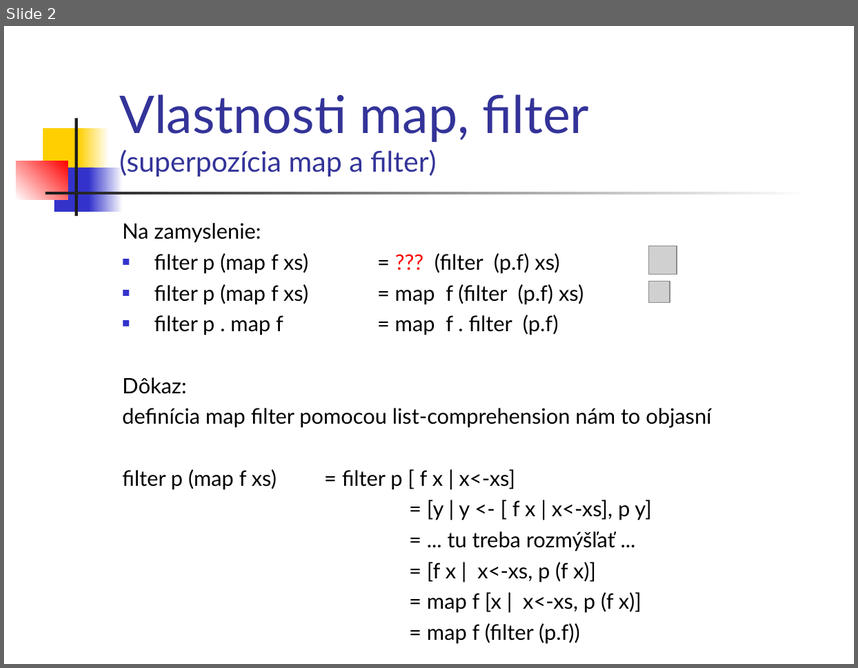
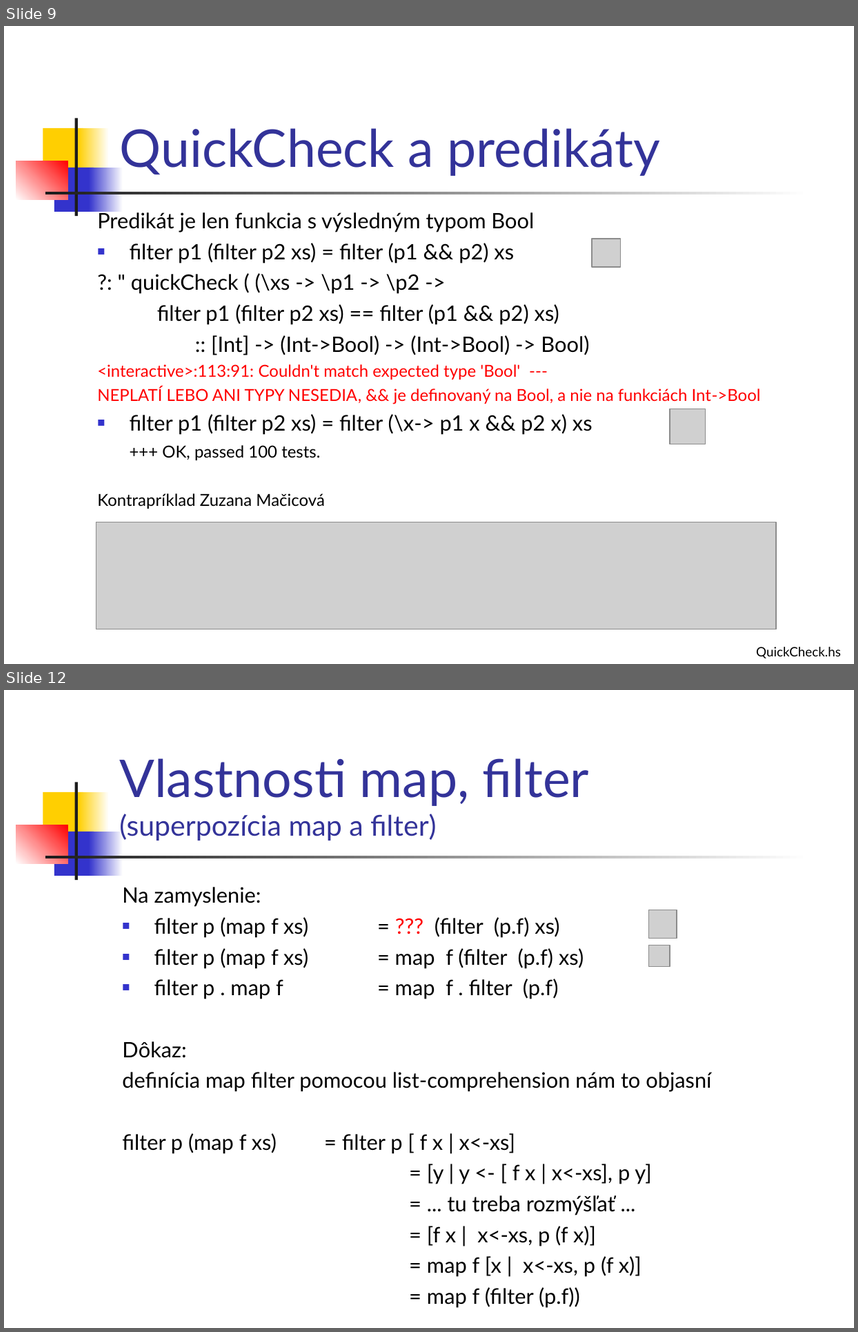
Before and after one commit to Funkcionalne/Prednasky, a slide deck: 03/03_fpro.ppt. Shown one above the other, each under a label of ours: slide 2 before the commit, slides 9 and 12 after it; the slides between them are not shown. The pictures are 858x668 and 858x1332 pixels, drawn with LibreOffice and Linux fonts; fonts in the diff are those of the drawing; grey boxes stand for pictures. Boxes give left, top, right and bottom in pixels: in the first picture for what was removed or moved away, otherwise in the second. Text is boxed around its words. In the diff, an @@ line names an element or a change of style, - is before the commit and + after.

```diff
--- a/03/03_fpro.ppt
+++ b/03/03_fpro.ppt
@@ slide 9 added at [4, 26, 854, 664], background #FFFFFF; not listed: 7 template elements that a slide beside it also shows @@
@@ title added at [119, 128, 660, 176], 44 pt, text #333399 @@
+QuickCheck a predikáty
@@ text added at [97, 210, 761, 508], 18 pt, text #000000 @@
+Predikát je len funkcia s výsledným typom Bool
+■ filter p1 (filter p2 xs) = filter (p1 && p2) xs
+?: " quickCheck ( (\xs -> \p1 -> \p2 ->
+filter p1 (filter p2 xs) == filter (p1 && p2) xs)
+:: [Int] -> (Int->Bool) -> (Int->Bool) -> Bool)
+<interactive>:113:91: Couldn't match expected type 'Bool' ---
+NEPLATÍ LEBO ANI TYPY NESEDIA, && je definovaný na Bool, a nie na funkciách Int->Bool
+■ filter p1 (filter p2 xs) = filter (\x-> p1 x && p2 x) xs
++++ OK, passed 100 tests.
+Kontrapríklad Zuzana Mačicová
@@ picture added at [593, 239, 620, 267] @@
@@ picture added at [670, 408, 705, 444] @@
@@ picture added at [96, 522, 776, 628] @@
@@ text added at [756, 646, 841, 658], 11 pt, text #000000 @@
+QuickCheck.hs
@@ what was slide 2 is now slide 12 @@
```
Also in this commit, not shown: 1 slide changed, 9 other slides added, 2 other files.
